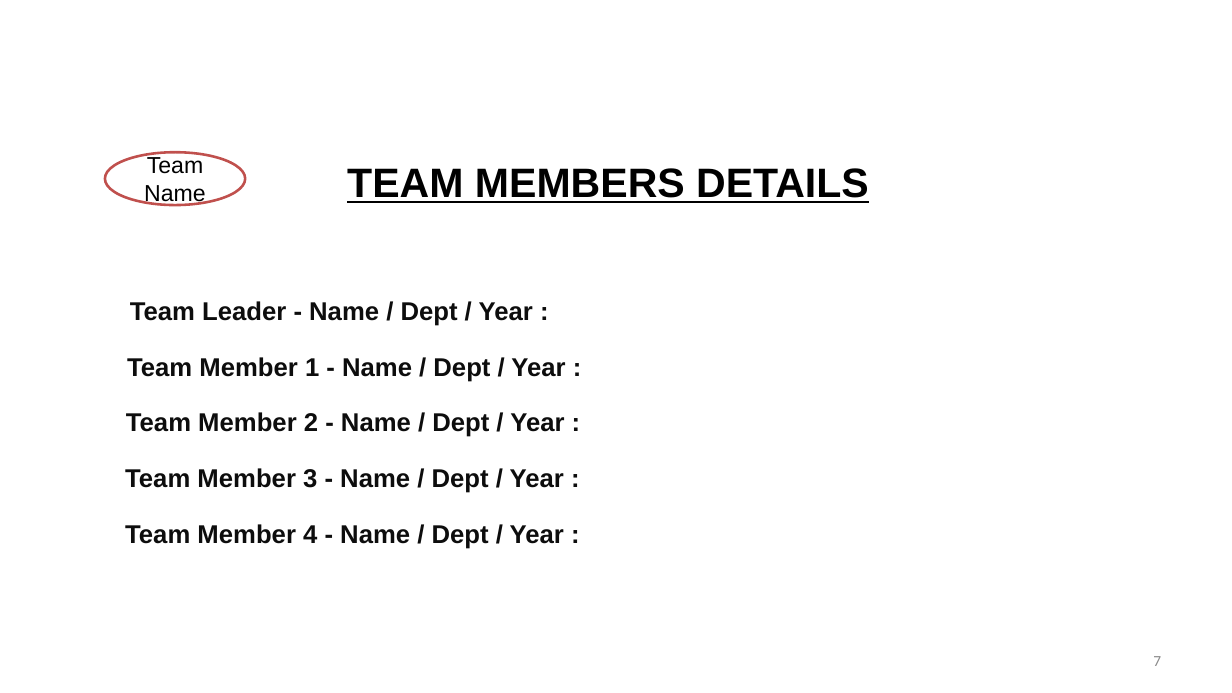
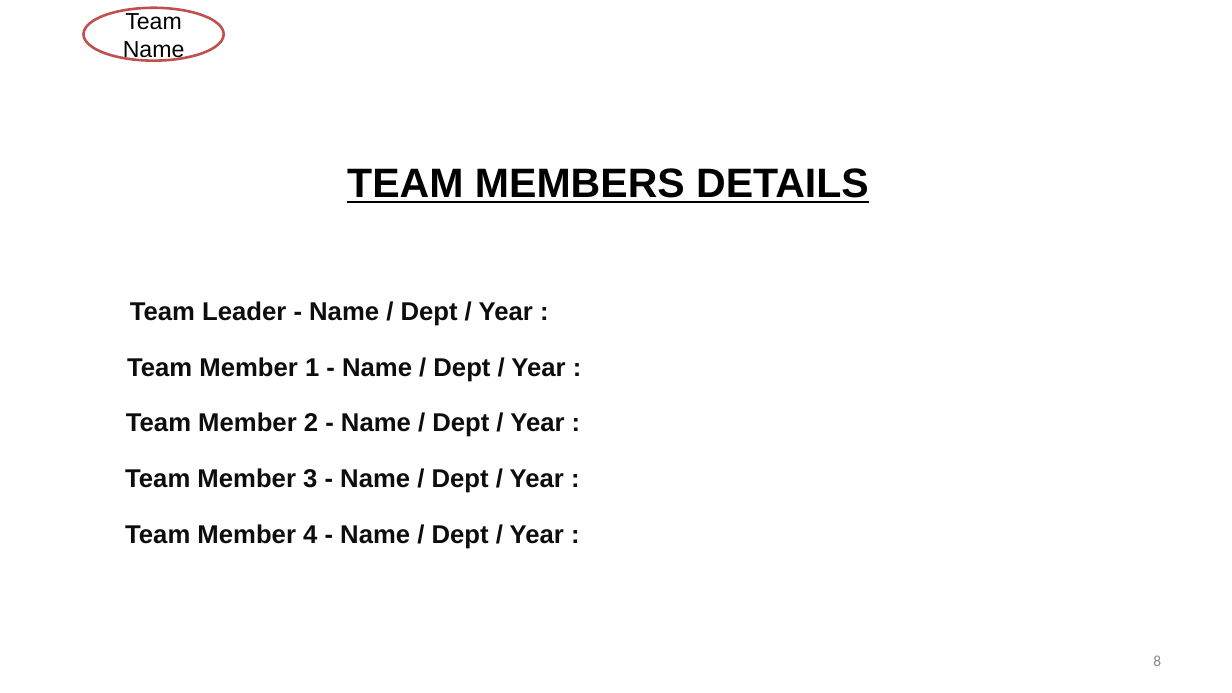
Before and after one commit to gdgrec/HackHerVerse-1, a slide deck: slide 8 of public/Hackerverse_PPT.pptx (slide 7 before the commit). Drawn at 1232x693 pixels with LibreOffice and Linux fonts; fonts in the diff are those of the drawing; background and template pictures are left out. Boxes give left, top, right and bottom in pixels: in the first picture for what was removed or moved away, otherwise in the second. Text is boxed around its words. In the diff, an @@ line names an element or a change of style, - is before the commit and + after.

```diff
--- a/public/Hackerverse_PPT.pptx
+++ b/public/Hackerverse_PPT.pptx
@@ ellipse "Team Name": place and size @@
-ellipse "Team Name" at box(105, 152, 246, 205)
+ellipse "Team Name" at box(83, 7, 224, 60)
@@ page number at box(1153, 655, 1161, 666): text changed @@
-7
+8
```
Also in this commit, not shown: 5 other slides changed, 1 slide added, 6 other files.
